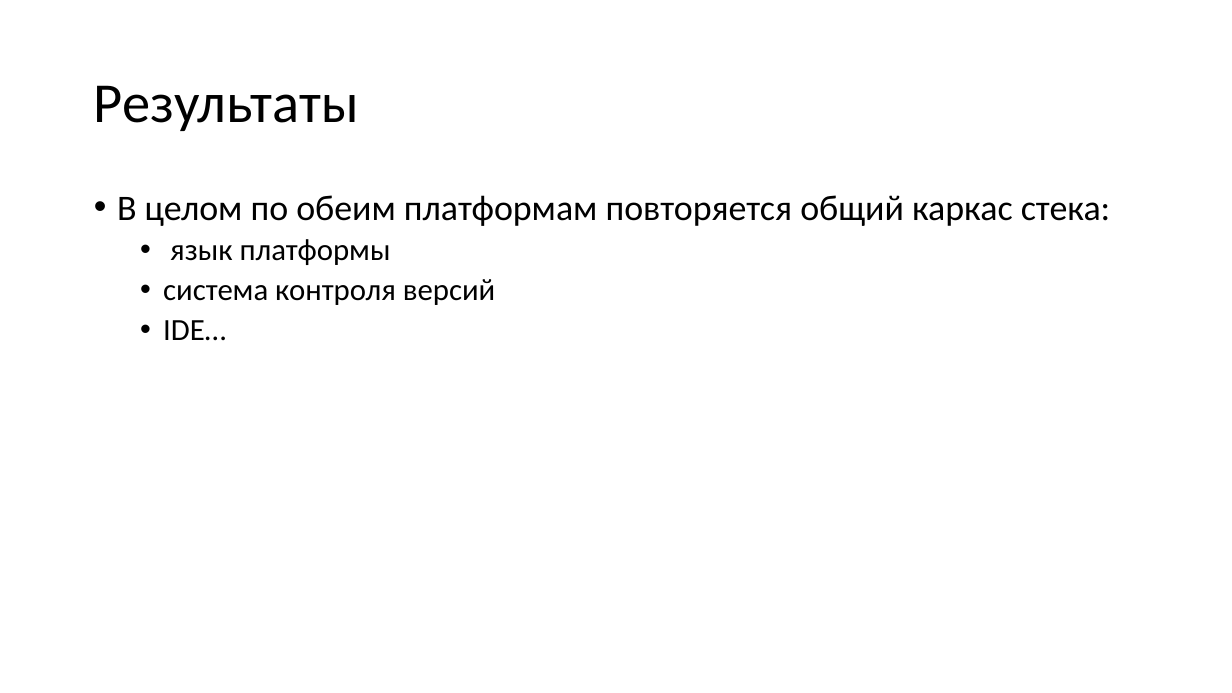
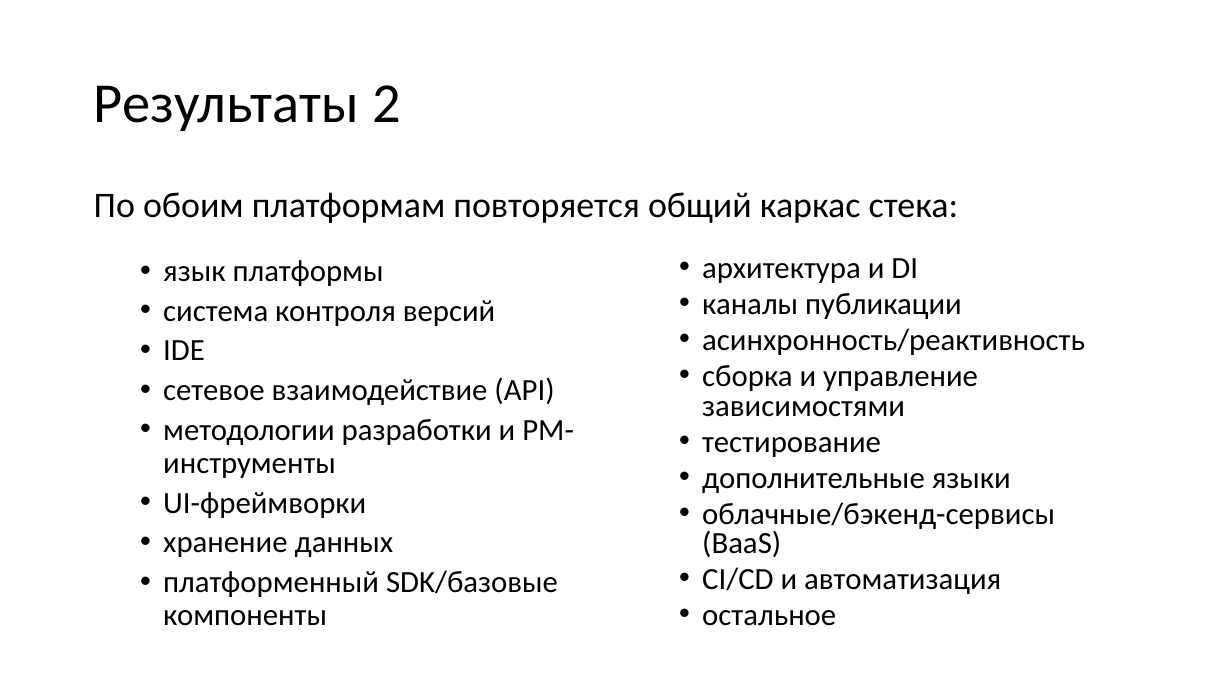
Before and after one commit to S0la1re/Research-work-new, a slide deck: slide 6 of Presentations of Bachelor's theses.pptx. Drawn at 1232x693 pixels with LibreOffice and Linux fonts; fonts in the diff are those of the drawing. Boxes give left, top, right and bottom in pixels: in the first picture for what was removed or moved away, otherwise in the second. Text is boxed around its words. In the diff, an @@ line names an element or a change of style, - is before the commit and + after.

```diff
--- a/Presentations of Bachelor's theses.pptx
+++ b/Presentations of Bachelor's theses.pptx
@@ title at (94, 85, 401, 131): text changed @@
-Результаты
+Результаты 2
@@ text added at (94, 192, 959, 223), 28 pt, text #000000 @@
+По обоим платформам повторяется общий каркас стека:
@@ text at (117, 195, 1111, 226): paragraph removed @@
-• В целом по обеим платформам повторяется общий каркас стека:
@@ text "язык платформы": place and size @@
-text "язык платформы" at (117, 195, 1111, 341)
+text "язык платформы" at (163, 260, 574, 626)
@@ text added at (702, 258, 1085, 626), 24.1 pt, text #000000 @@
+  • архитектура и DI
+  • каналы публикации
+  • асинхронность/реактивность
+  • сборка и управление зависимостями
+  • тестирование
+  • дополнительные языки
+  • облачные/бэкенд-сервисы (BaaS)
+  • CI/CD и автоматизация
+  • остальное
@@ text at (163, 340, 574, 626): text changed @@
-  • IDE…
+  • IDE
+  • сетевое взаимодействие (API)
+  • методологии разработки и PM-инструменты
+  • UI-фреймворки
+  • хранение данных
+  • платформенный SDK/базовые компоненты
```
Also in this commit, not shown: 3 other slides changed, 3 slides added, 3 slides removed.
